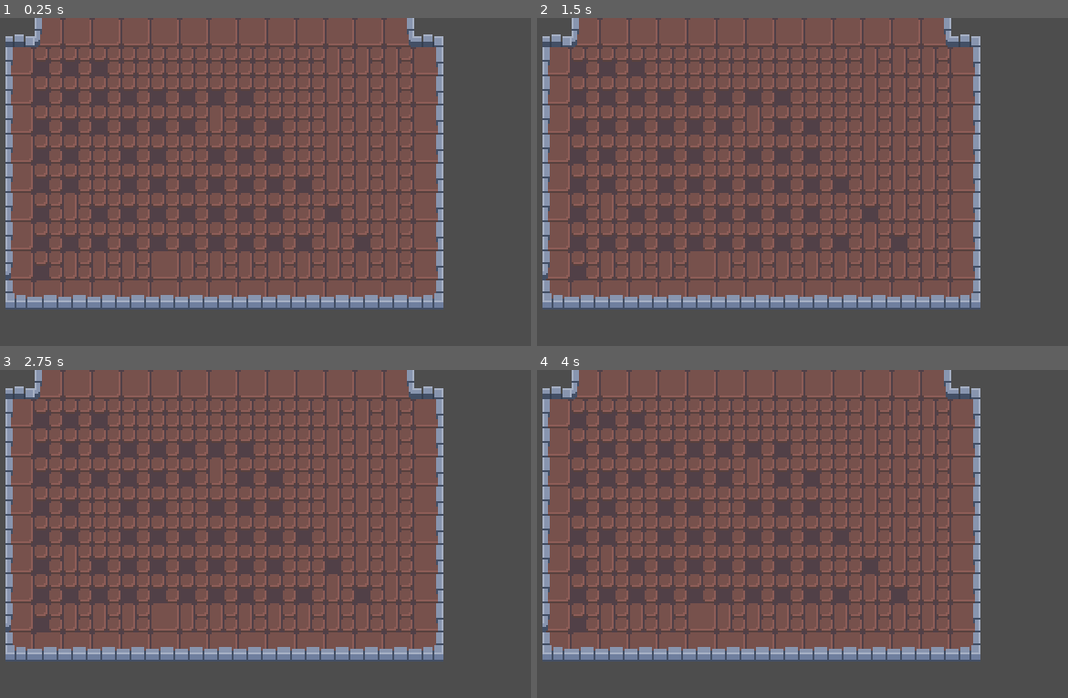
Above: before the commit, frames 1-4 (two rows, left to right).
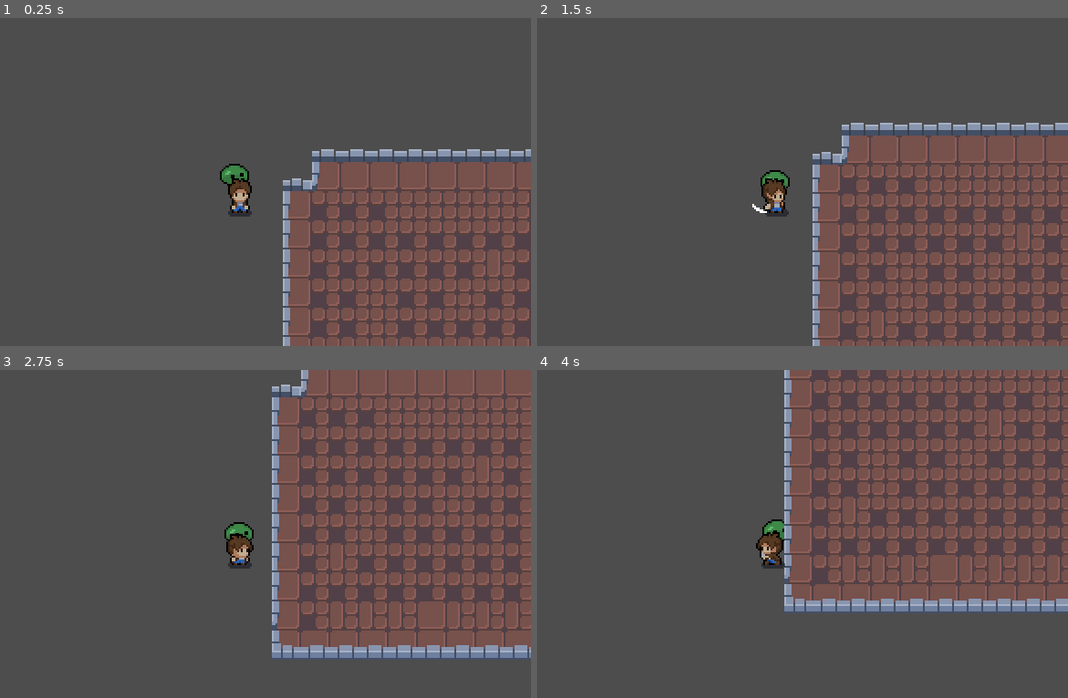
Above: after the commit, the same moments.

Repository: AlayandeWork/Rate.My.Hero
Game: Godot game, scene res://Nodes/Main/Main.tscn
Two runs of this game, one before a commit and one after it. Both use one fixed random seed, a clock stepped at 60 frames per second and the inputs below.
Inputs (mouse positions are in pixels of both pictures, inside the frame that each line leads up to):
- Up to frame 1 (0.25 s): no input
- Up to frame 2 (1.5 s): move the mouse to (903, 165) at 0.52 s; hold Right (Right) 0.53-1.28 s; hold Space (Attack) 0.53-1.28 s; move the mouse to (659, 198) at 1.27 s; hold Down (Down) from 1.28 s (still down); tap Space (Attack) at 1.35 s
- Up to frame 3 (2.75 s): move the mouse to (297, 461) at 2.02 s; release Down (Down) at 2.03 s; hold Right (Right) from 2.03 s (still down); hold Space (Attack) from 2.03 s (still down)
- Up to frame 4 (4 s): move the mouse to (749, 599) at 2.77 s; release Right (Right) at 2.78 s; release Space (Attack) at 2.78 s; hold Up (Up) 2.78-3.53 s; tap Space (Attack) at 2.85 s; move the mouse to (951, 583) at 3.52 s; hold Left (Left) from 3.53 s (still down); hold Space (Attack) from 3.53 s (still down)

The runs differ from the first frame. In frame 1, 55% of the frame differs, in the area x 1-100%, y 0-100%; in frame 2, 56%; in frame 3, 53%; in frame 4, 54%.

Commit message:
Adding timer node for invincibility

Diff:
--- a/Nodes/Enemy/enemy.gd
+++ b/Nodes/Enemy/enemy.gd
@@ -6,6 +6,11 @@
 var player=null
 var isChasing=false
 @onready var animated_sprite_2d = $AnimatedSprite2D
+
+var enemyHealth=100
+var playerInsidePlayerHitbox=false
+var enemyDead=false
+var enemyCooldown = true
 
 
 func _physics_process(delta):
@@ -18,17 +23,20 @@
 func _on_detection_area_2d_body_entered(body):
 	player=body
 	isChasing=true
-	print("Entered")
 
 func _on_detection_area_2d_body_exited(body):
 	player=null
 	isChasing=false
-	print("Exit")
 
 
 func _on_hitbox_enemy_body_entered(body):
-	pass # Replace with function body.
+	if body.has_method("player"):
+		playerInsidePlayerHitbox=true
 
 
 func _on_hitbox_enemy_body_exited(body):
-	pass # Replace with function body.
+	if body.has_method("player"):
+		playerInsidePlayerHitbox=false
+
+func enemy():
+	pass
--- a/Nodes/Enemy/enemy.tscn
+++ b/Nodes/Enemy/enemy.tscn
@@ -108,7 +108,7 @@
 radius = 8.0
 
 [sub_resource type="CircleShape2D" id="CircleShape2D_2h5el"]
-radius = 16.0
+radius = 19.0
 
 [node name="Enemy" type="CharacterBody2D"]
 collision_layer = 4
@@ -137,3 +137,5 @@
 
 [connection signal="body_entered" from="detectionArea2D" to="." method="_on_detection_area_2d_body_entered"]
 [connection signal="body_exited" from="detectionArea2D" to="." method="_on_detection_area_2d_body_exited"]
+[connection signal="body_entered" from="hitboxEnemy" to="." method="_on_hitbox_enemy_body_entered"]
+[connection signal="body_exited" from="hitboxEnemy" to="." method="_on_hitbox_enemy_body_exited"]
--- a/Nodes/Hero/Hero.gd
+++ b/Nodes/Hero/Hero.gd
@@ -1,12 +1,12 @@
 extends CharacterBody2D
 
-@export var speed : int = 160
-@export var friction : int = 600
-@export var acceleration : int = 800
+var speed = 160
+var friction = 600
+var acceleration = 800
 
-var playerHealth=100
-var enemyInsidePlayerHitbox=false
-var playerDead=false
+var playerHealth = 100
+var enemyInsidePlayerHitbox = false
+var playerDead = false
 var enemyCooldown = true
 
 
@@ -24,6 +24,7 @@
 	animationTree.active = true
 
 func _physics_process(delta):
+	enemyAttacking()
 	match state:
 		MOVE:
 			move_state(delta)
@@ -69,3 +70,10 @@
 func _on_hitbox_hero_body_exited(body):
 	if body.has_method("enemy"):
 		enemyInsidePlayerHitbox=false
+
+func player():
+	pass
+
+func enemyAttacking():
+	if enemyInsidePlayerHitbox==true:
+		print("Attacking")
--- a/Nodes/Hero/Hero.tscn
+++ b/Nodes/Hero/Hero.tscn
@@ -856,7 +856,7 @@
 height = 12.0
 
 [sub_resource type="CircleShape2D" id="CircleShape2D_jonov"]
-radius = 20.0
+radius = 16.0
 
 [node name="Hero" type="CharacterBody2D"]
 process_mode = 3
@@ -897,5 +897,9 @@
 position = Vector2(0, 8)
 shape = SubResource("CircleShape2D_jonov")
 
+[node name="invincibilityFrame" type="Timer" parent="."]
+wait_time = 0.5
+
 [connection signal="body_entered" from="hitboxHero" to="." method="_on_hitbox_hero_body_entered"]
 [connection signal="body_exited" from="hitboxHero" to="." method="_on_hitbox_hero_body_exited"]
+[connection signal="timeout" from="invincibilityFrame" to="." method="_on_invincibility_frame_timeout"]
--- a/Nodes/Main/Main.tscn
+++ b/Nodes/Main/Main.tscn
@@ -1,8 +1,10 @@
-[gd_scene load_steps=4 format=3 uid="uid://ci16ad4l8ldv3"]
+[gd_scene load_steps=6 format=3 uid="uid://ci16ad4l8ldv3"]
 
 [ext_resource type="Script" path="res://Nodes/Main/Main.gd" id="1_20rjr"]
 [ext_resource type="PackedScene" uid="uid://cp8t45lxaw11f" path="res://Nodes/Main/LevelTileMap.tscn" id="2_86i67"]
 [ext_resource type="PackedScene" uid="uid://dapl3d2ypx668" path="res://Nodes/Menu/pause_menu.tscn" id="4_123e1"]
+[ext_resource type="PackedScene" uid="uid://cj3hejb33rf3q" path="res://Nodes/Enemy/enemy.tscn" id="4_ion8y"]
+[ext_resource type="PackedScene" uid="uid://cmarc8b8qvuwa" path="res://Nodes/Hero/Hero.tscn" id="5_pxjaw"]
 
 [node name="Main" type="Node2D"]
 script = ExtResource("1_20rjr")
@@ -13,3 +15,7 @@
 [node name="CanvasLayer" type="CanvasLayer" parent="."]
 
 [node name="Pause_Menu" parent="CanvasLayer" instance=ExtResource("4_123e1")]
+
+[node name="Hero" parent="." instance=ExtResource("5_pxjaw")]
+
+[node name="Enemy" parent="." instance=ExtResource("4_ion8y")]
